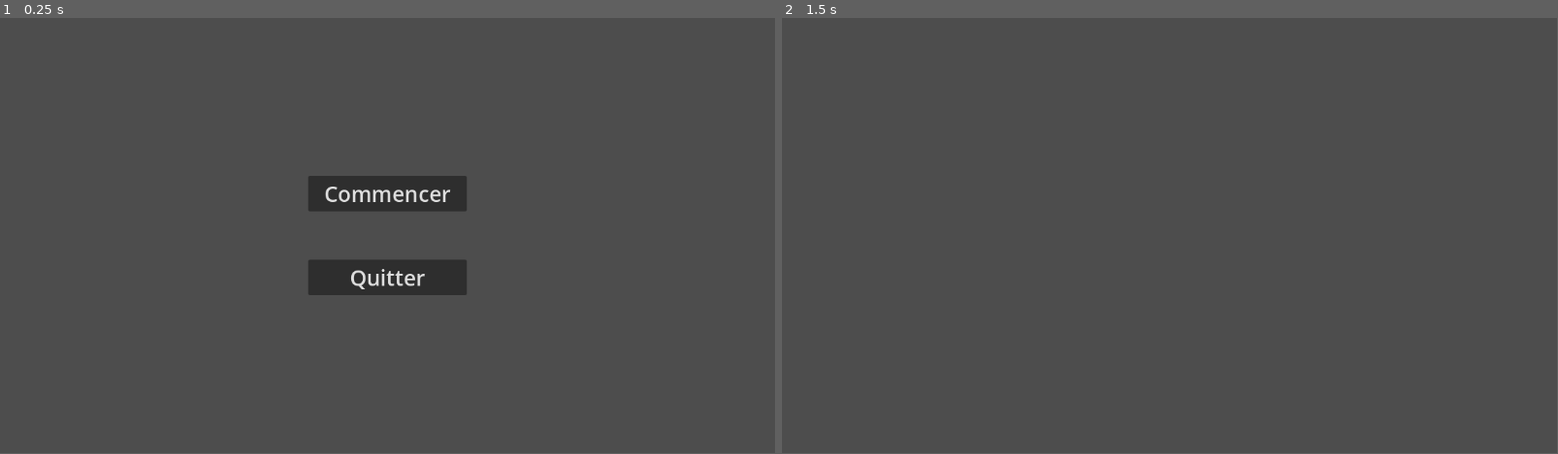
Above: before the commit, frames 1-2 (left to right).
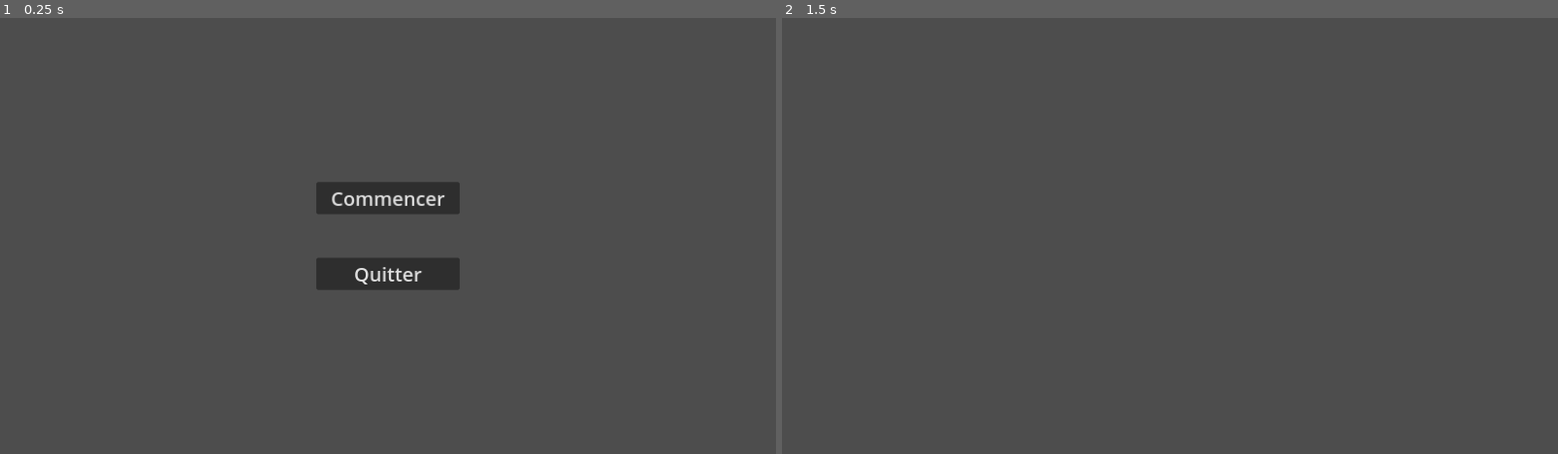
Above: after the commit, the same moments.

Repository: Cax36940/WonderJamDogot
Game: Godot game, scene res://main.tscn
The game is run twice, just before and just after one commit, with the same random seed, the same clock (stepped at 60 frames per second) and the same inputs. The engine's default icon, where the game draws it, is replaced by a stand-in: a white triangle on a blue panel in a dark square.
Inputs (mouse positions are in pixels of both pictures, inside the frame that each line leads up to):
- Up to frame 1 (0.25 s): no input
- Up to frame 2 (1.5 s): click "Commencer" at 0.5 s; tap Enter at 1.25 s; move the mouse to (1340, 214) at 1.27 s; click (1340, 214) at 1.42 s
In our replay, the window is 799x449 before the commit and 800x450 after it. These sizes can differ from the game's own. Grey fills any space a smaller window leaves; there, only what the larger window draws over its background counts as a difference.

The runs differ from the first frame. In frame 1, 1.5% of the frame differs, in the area x 39-61%, y 36-64%; in frame 2, only the window size differs.

Commit message:
Change window size and add mouse click input

Diff:
--- a/project.godot
+++ b/project.godot
@@ -14,3 +14,17 @@
 run/main_scene="res://main.tscn"
 config/features=PackedStringArray("4.3", "Forward Plus")
 config/icon="res://icon.svg"
+
+[display]
+
+window/size/viewport_width=1280
+window/size/viewport_height=720
+window/stretch/mode="canvas_items"
+
+[input]
+
+mouse_click={
+"deadzone": 0.5,
+"events": [Object(InputEventMouseButton,"resource_local_to_scene":false,"resource_name":"","device":-1,"window_id":0,"alt_pressed":false,"shift_pressed":false,"ctrl_pressed":false,"meta_pressed":false,"button_mask":1,"position":Vector2(78, 22),"global_position":Vector2(87, 68),"factor":1.0,"button_index":1,"canceled":false,"pressed":true,"double_click":false,"script":null)
+]
+}
